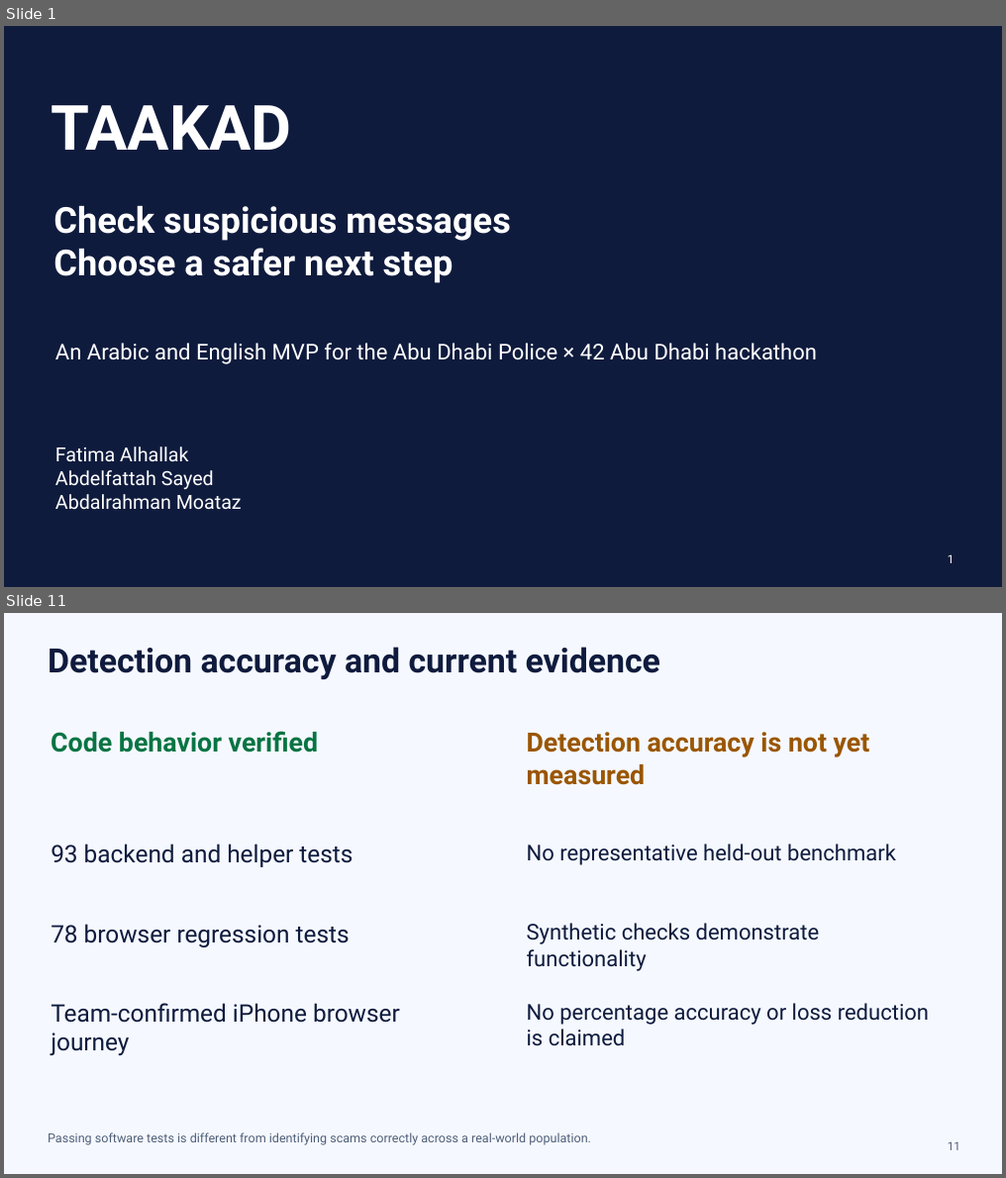
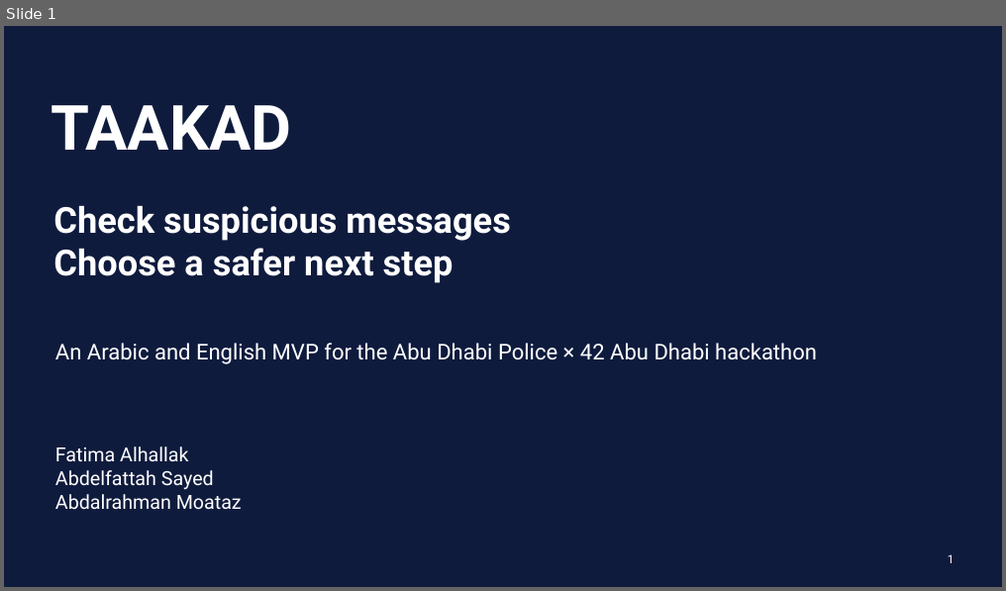
Before and after one commit to AbdelfattahGamalSayed/TAAKAD, a slide deck: submission/TAAKAD_Judges_Presentation.pptx. Shown one above the other, each under a label of ours: slides 1 and 11 before the commit, slide 1 after it; the slides between them are not shown. The pictures are 1006x1178 and 1006x591 pixels, drawn with LibreOffice and Linux fonts; fonts in the diff are those of the drawing. Boxes give left, top, right and bottom in pixels: in the first picture for what was removed or moved away, otherwise in the second. Text is boxed around its words. In the diff, an @@ line names an element or a change of style, - is before the commit and + after.

```diff
--- a/submission/TAAKAD_Judges_Presentation.pptx
+++ b/submission/TAAKAD_Judges_Presentation.pptx
@@ slide 11 removed at bbox=[4, 613, 1002, 1174], background #F5F8FF @@
@@ text removed at bbox=[48, 647, 660, 680] @@
-Detection accuracy and current evidence
@@ text removed at bbox=[51, 731, 318, 753] @@
-Code behavior verified
@@ text removed at bbox=[527, 732, 870, 785] @@
-Detection accuracy is not yet measured
@@ text removed at bbox=[51, 844, 352, 867] @@
-93 backend and helper tests
@@ text removed at bbox=[527, 844, 896, 865] @@
-No representative held-out benchmark
@@ text removed at bbox=[51, 924, 350, 948] @@
-78 browser regression tests
@@ text removed at bbox=[527, 923, 820, 971] @@
-Synthetic checks demonstrate functionality
@@ text removed at bbox=[51, 1003, 400, 1056] @@
-Team-confirmed iPhone browser journey
@@ text removed at bbox=[527, 1003, 929, 1047] @@
-No percentage accuracy or loss reduction is claimed
@@ text removed at bbox=[48, 1133, 591, 1146] @@
-Passing software tests is different from identifying scams correctly across a real-world population.
@@ text removed at bbox=[947, 1142, 960, 1151] @@
-11
```
Also in this commit, not shown: 10 slides changed, 1 slide added, 4 other slides removed, 11 other files.
